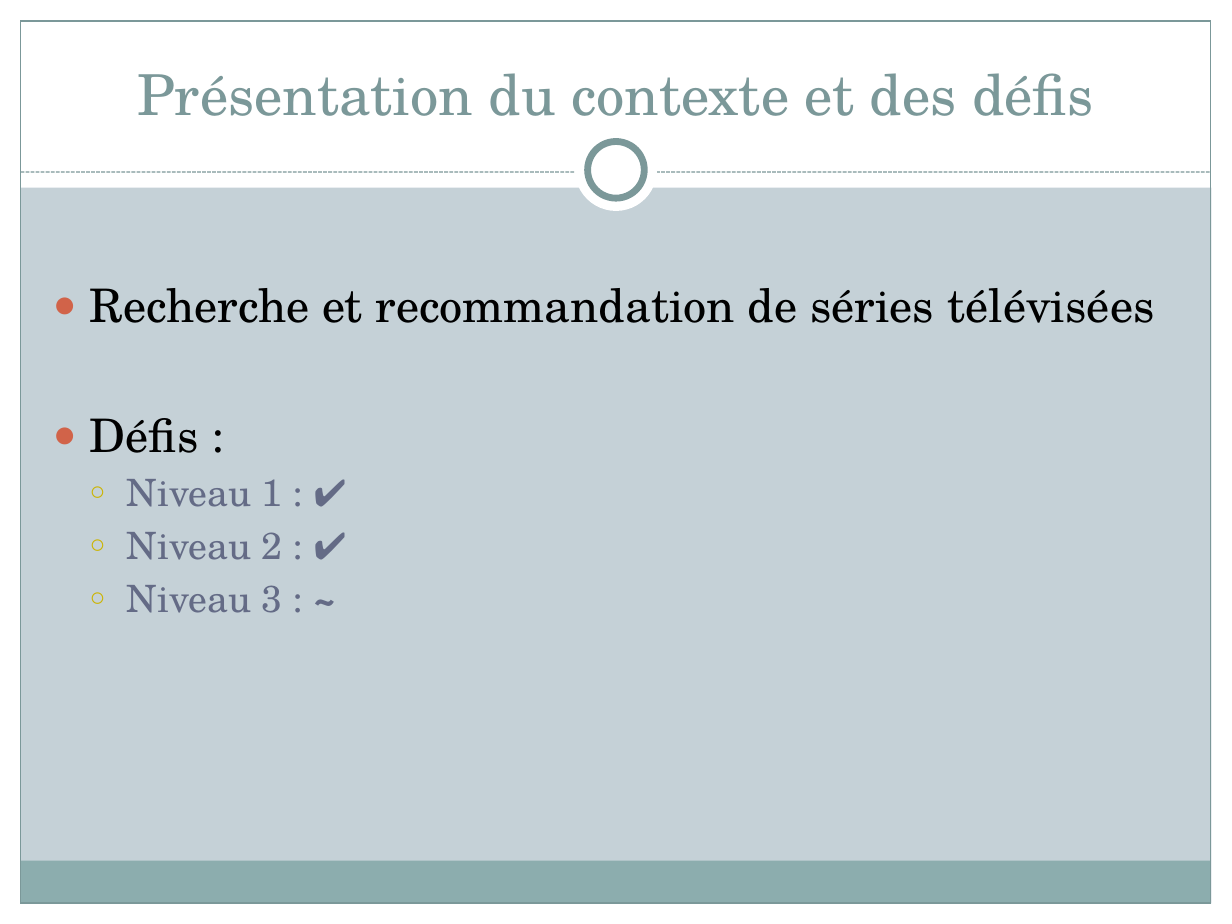
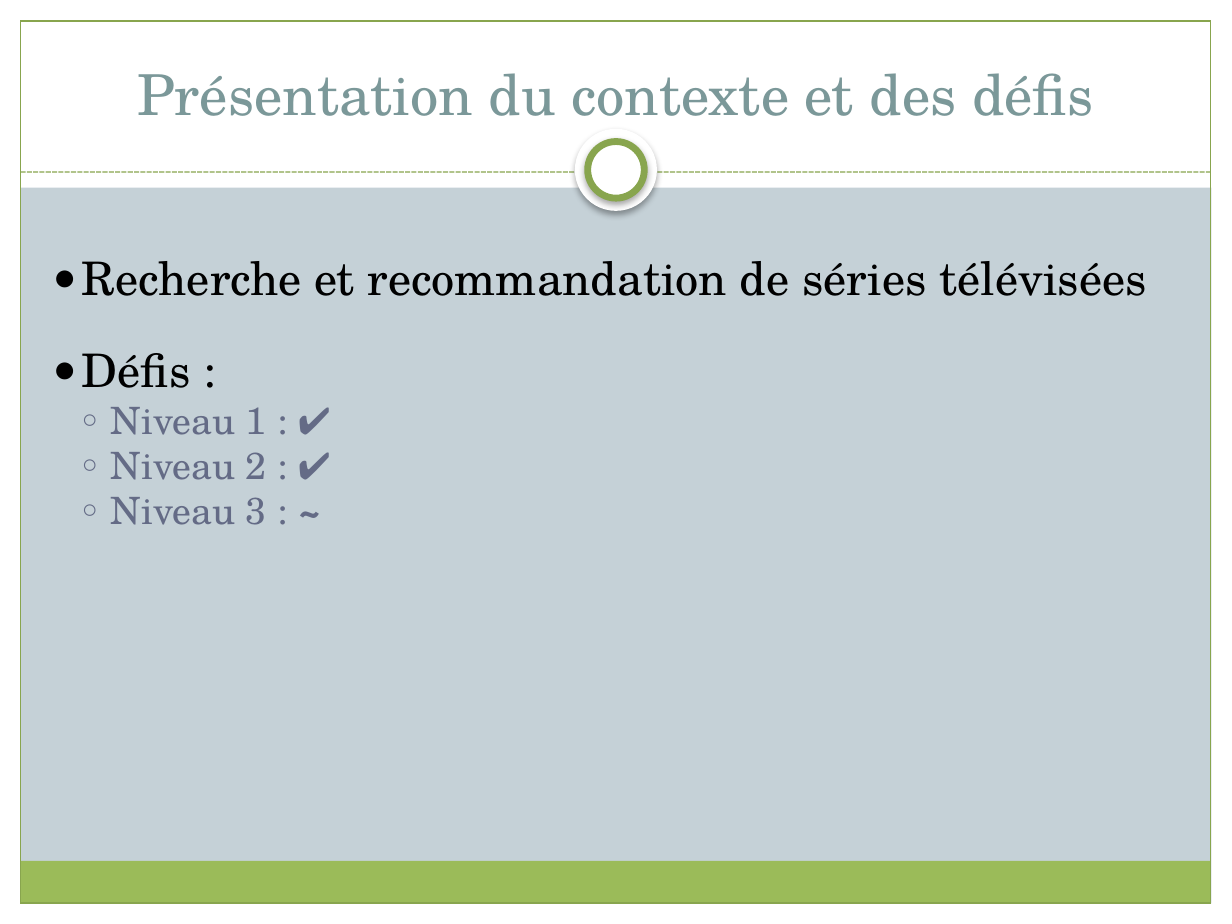
Before and after one commit to 0neiroi/SeriesRecommendation, a slide deck: slide 3 of Présentation-groupe-09-sc.pptx. Drawn at 1232x924 pixels with LibreOffice and Linux fonts; fonts in the diff are those of the drawing. Boxes give left, top, right and bottom in pixels: in the first picture for what was removed or moved away, otherwise in the second. Text is boxed around its words. In the diff, an @@ line names an element or a change of style, - is before the commit and + after.

```diff
--- a/Présentation-groupe-09-sc.pptx
+++ b/Présentation-groupe-09-sc.pptx
@@ rectangle at [21, 21, 1211, 903]: outline #7C999A 0.75 pt to #89A54F 0.74 pt @@
@@ ellipse at [575, 129, 658, 212]: shadow on @@
@@ ellipse at [588, 142, 644, 198]: outline #7C999A 4 pt to #89A54F 4 pt; shadow on @@
@@ line (21, 172) - (1211, 172): stroke #7C999A 0.75 pt dashed to #89A54F 0.74 pt @@
@@ text "Recherche et recommandation de séries ..." at [82, 261, 1146, 525]: indent changed; less space between paragraphs @@
@@ rectangle at [20, 861, 1210, 903]: fill #8CADAE to #9BBB59 @@
```
Also in this commit, not shown: 8 other slides changed, 7 slides added.
